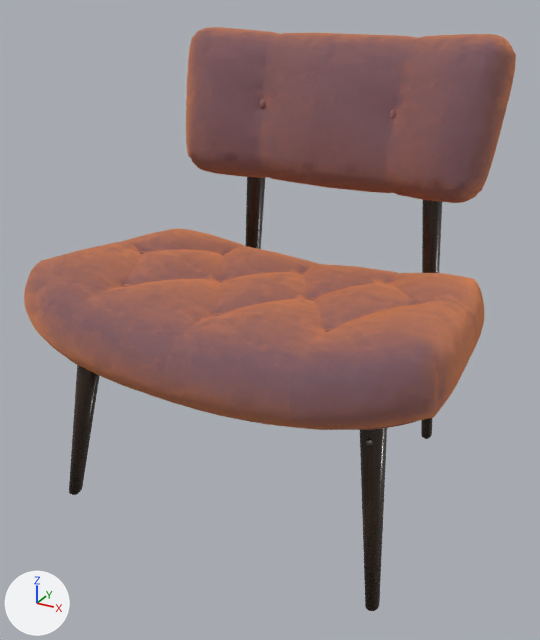
What one commit did to the glTF model gabriel-portfolio/public/models/furniture/lounge-chair.glb.
The view is the same before and after, from a camera (50 mm lens) standing at (0.748, -1.4, 1.111) and looking at (0.005, -0.05, 0.436). The axes (+X, +Y, +Z) are drawn at lower left. The lights are the same throughout. The older version comes first. Where no turn or scale is listed for an object, it has been applied to the vertices.

Before the edit, the objects in view are built like this:
```python
ob_sheenchair_fabric = bpy.data.objects.new('SheenChair_fabric', me_sheenchair_fabric)
ob_sheenchair_fabric.location = (-0.001, -0.013, 0.685)
ob_sheenchair_wood = bpy.data.objects.new('SheenChair_wood', me_sheenchair_wood)
ob_sheenchair_wood.location = (-0.001, 0.007, 0.484)
```
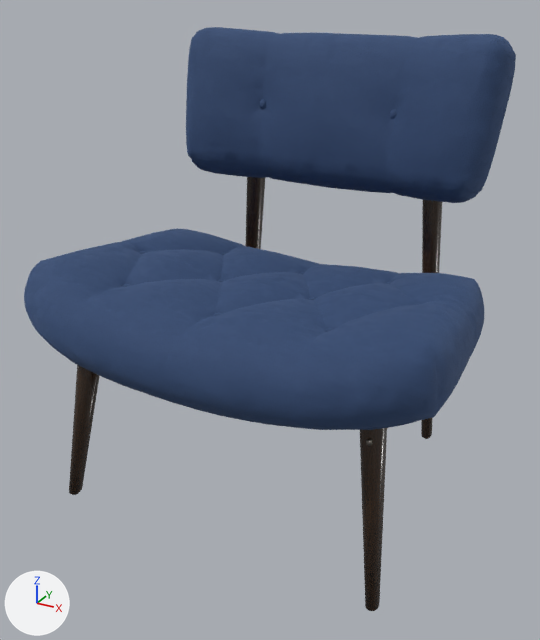
Changed parts and their boxes (x1, y1, x2, y2) in the pictures (540 x 640 px):
'SheenChair_fabric', surface changed (darker)
    both: (24, 27, 516, 430)

Patch to the scene script:
```diff
--- a/gabriel-portfolio/public/models/furniture/lounge-chair.glb.py
+++ b/gabriel-portfolio/public/models/furniture/lounge-chair.glb.py
@@ mat_fabric_mystere_mango_velvet @@
 n0 = _N.new('ShaderNodeBsdfPrincipled'); n0.name = 'Principled BSDF'
 n0.inputs[25].default_value = 0.8  # 'Sheen Roughness'
-n0.inputs[26].default_value = (1.0, 0.329, 0.1, 1.0)  # 'Sheen Tint', orange #ff9b59
+n0.inputs[26].default_value = (0.03, 0.06, 0.13, 1.0)  # 'Sheen Tint', dark blue #304565
 n1 = _N.new('ShaderNodeOutputMaterial'); n1.name = 'Material Output'
```
